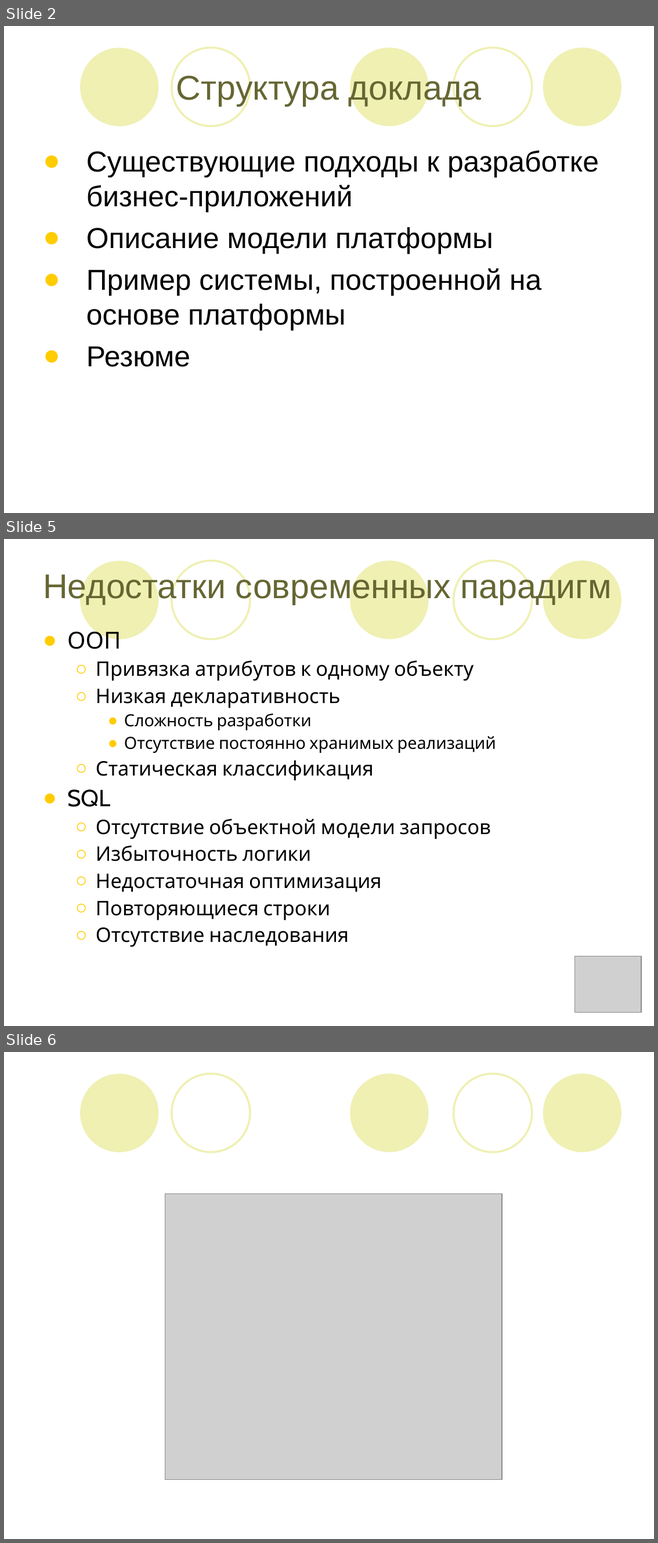
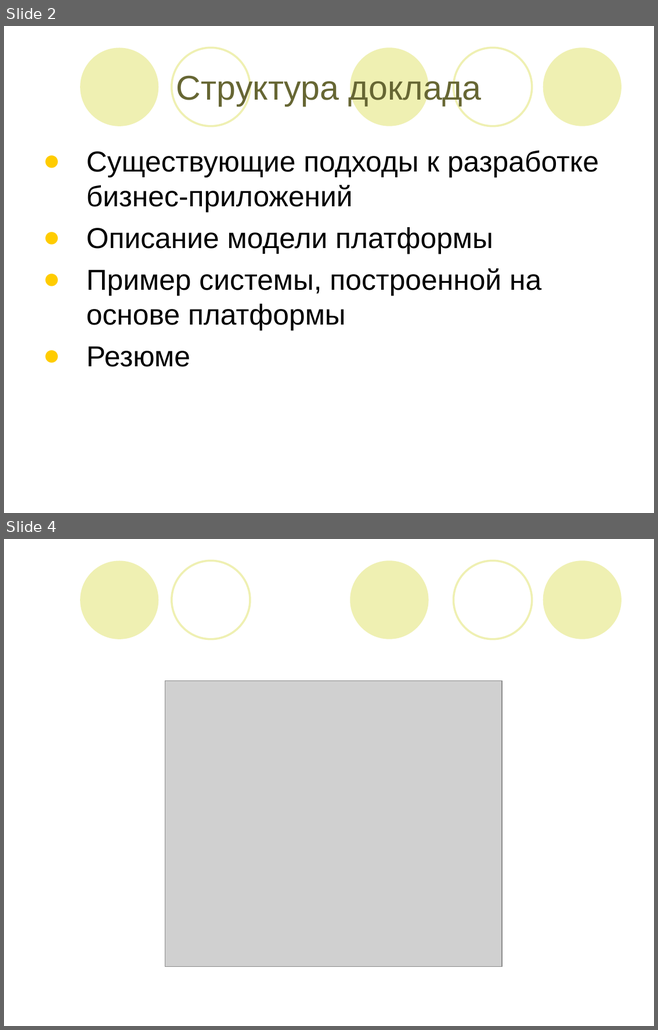
Before and after one commit to lsfusion/platform, a slide deck: platform/docs/Презентация.ppt. Shown one above the other, each under a label of ours: slides 2, 5 and 6 before the commit, slides 2 and 4 after it; the slides between them are not shown. The pictures are 658x1543 and 658x1030 pixels, drawn with LibreOffice and Linux fonts; fonts in the diff are those of the drawing; grey boxes stand for pictures. Boxes give left, top, right and bottom in pixels: in the first picture for what was removed or moved away, otherwise in the second. Text is boxed around its words. In the diff, an @@ line names an element or a change of style, - is before the commit and + after.

```diff
--- a/platform/docs/Презентация.ppt
+++ b/platform/docs/Презентация.ppt
@@ slide 5 removed at bbox=[4, 539, 654, 1026], background #FFFFFF; not listed: 5 template elements that a slide beside it also shows @@
@@ title removed at bbox=[43, 571, 611, 605] @@
-Недостатки современных парадигм
@@ text removed at bbox=[67, 627, 496, 947] @@
-● ООП
-  ○ Привязка атрибутов к одному объекту
-  ○ Низкая декларативность
-    ● Сложность разработки
-    ● Отсутствие постоянно хранимых реализаций
-  ○ Статическая классификация
-● SQL
-  ○ Отсутствие объектной модели запросов
-  ○ Избыточность логики
-  ○ Недостаточная оптимизация
-  ○ Повторяющиеся строки
-  ○ Отсутствие наследования
@@ picture removed at bbox=[574, 957, 641, 1013] @@
@@ what was slide 6 is now slide 4 @@
```
Also in this commit, not shown: 4 slides changed, 1 other slide removed.
